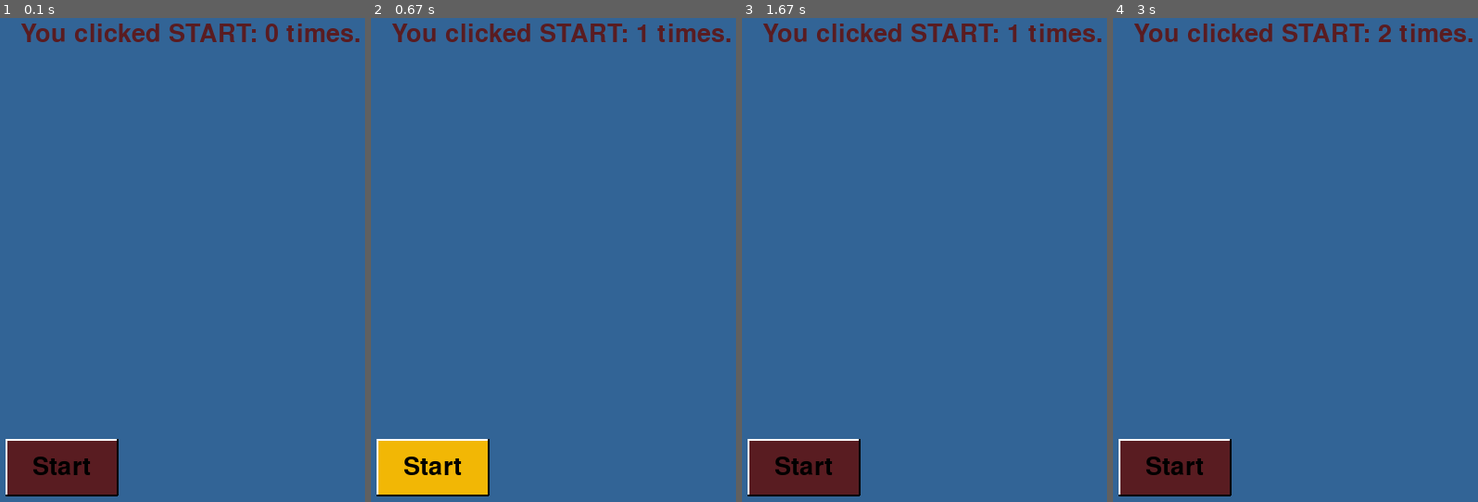
Above: before the commit, frames 1-4 (left to right).
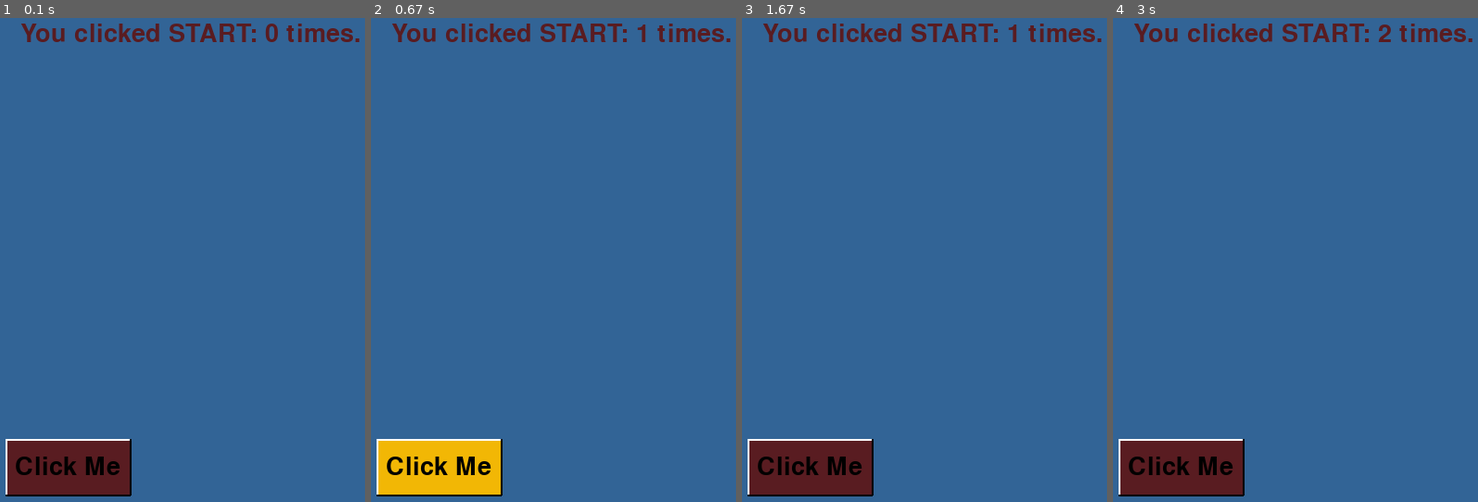
Above: after the commit, the same moments.

Repository: DrazenDrinic/pygame-buttons
Game: pygame game, started from game_script.py
The game is run twice, just before and just after one commit, with the same random seed, the same clock (stepped at 60 frames per second) and the same inputs.
Inputs (mouse positions are in pixels of both pictures, inside the frame that each line leads up to):
- Up to frame 1 (0.1 s): no input
- Up to frame 2 (0.67 s): click (440, 468) at 0.38 s, where only the run after the commit has a clickable "Click Me"
- Up to frame 3 (1.67 s): click (935, 264) at 0.72 s
- Up to frame 4 (3 s): click (1182, 468) at 2.05 s, where only the run after the commit has a clickable "Click Me"; click (1269, 381) at 2.38 s

The runs differ from the first frame. In frame 1, 1.0% of the frame differs, in the area x 4-37%, y 86-99%; in frame 2, 1.0%; in frame 3, 1.0%; in frame 4, 1.0%.

Commit message:
Rename button_col to button_color and update usage
Rename the Button constructor parameter from button_col to button_color (including docstring) and use it for self.button_col. Update the start_button instantiation to use explicit keyword arguments (including button_color) and change the button label from "Start" to "Click Me" for clarity and safer call-site usage.

Diff:
--- a/button_01.py
+++ b/button_01.py
@@ -6,7 +6,7 @@
 
 class Button:
     def __init__(self, x, y, width, height, text, font,
-                 button_col, hover_color, click_color, text_color):
+                 button_color, hover_color, click_color, text_color):
         """
         Button Constructor
 
@@ -14,7 +14,7 @@
         width, height  → Minimum size of button
         text           → Text displayed on button
         font           → Pygame font object
-        button_col     → Default color
+        button_color   → Default color
         hover_color    → Color when mouse is over button
         click_color    → Color while mouse button is pressed
         text_color     → Color of text
@@ -33,7 +33,7 @@
         self.font = font
 
         # Colors
-        self.button_col = button_col
+        self.button_col = button_color
         self.hover_col = hover_color
         self.click_col = click_color
         self.text_col = text_color
--- a/game_script.py
+++ b/game_script.py
@@ -47,7 +47,7 @@
 click_counter = 0
 
 # BUTTONS
-start_button = Button(200,550,120,60,"Start",knewava_font,RED_COLOR, YELLOW_COLOR, GREEN_COLOR,(0,0,0))
+start_button = Button(x=200,y=550,width=120,height=60,text="Click Me",font=knewava_font,button_color=RED_COLOR, hover_color=YELLOW_COLOR,click_color= GREEN_COLOR,text_color=(0,0,0))
 
 # FUNCTIONS
 def draw_text(text, font, text_color, x, y, centered_x=False):
